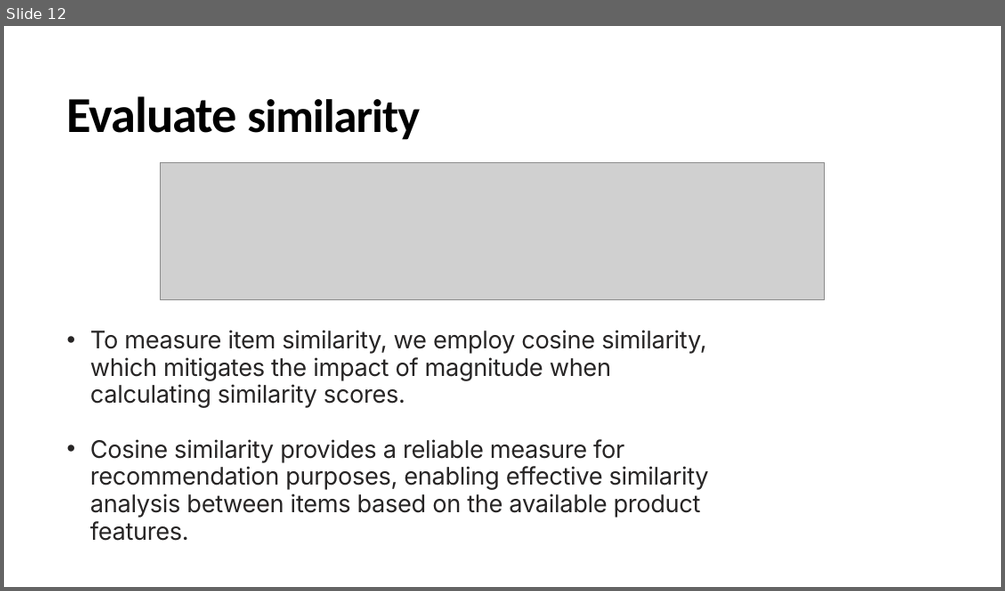
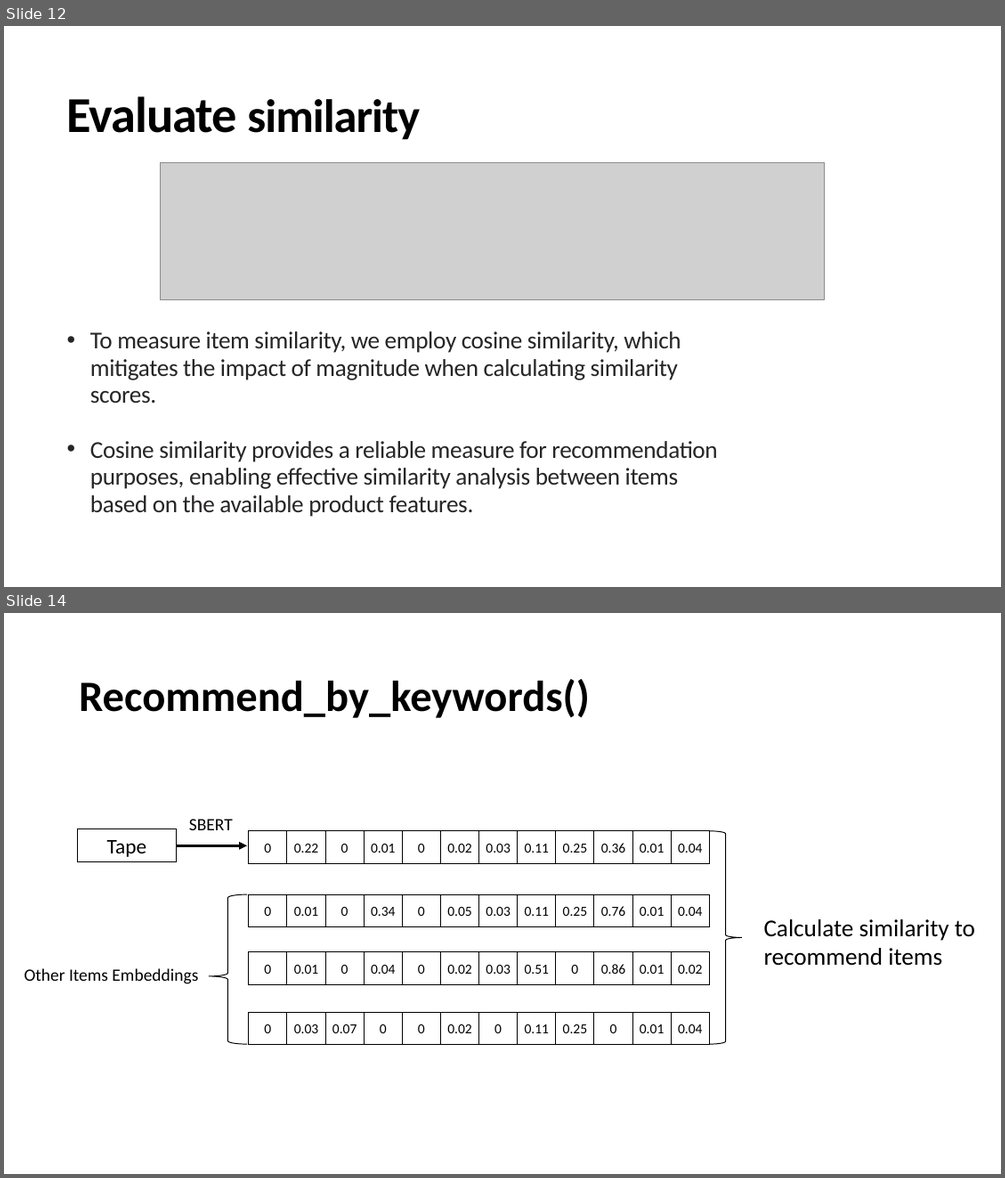
Before and after one commit to ywchen814/ExpoRecSys-Item-Recommendation-with-Flask-API-and-Elasticsearch, a slide deck: Item-Based-Recommendation_Yuwei Chen.pptx. Shown one above the other, each under a label of ours: slide 12 before the commit, slides 12 and 14 after it; the slides between them are not shown. The pictures are 1005x591 and 1005x1178 pixels, drawn with LibreOffice and Linux fonts; fonts in the diff are those of the drawing; grey boxes stand for pictures. Boxes give left, top, right and bottom in pixels: in the first picture for what was removed or moved away, otherwise in the second. Text is boxed around its words. In the diff, an @@ line names an element or a change of style, - is before the commit and + after.

```diff
--- a/Item-Based-Recommendation_Yuwei Chen.pptx
+++ b/Item-Based-Recommendation_Yuwei Chen.pptx
@@ slide 14 added at (x1=4, y1=613, x2=1001, y2=1174), background #FFFFFF @@
@@ title added at (x1=79, y1=679, x2=590, y2=718), 50 pt, text #000000, bold @@
+Recommend_by_keywords()
@@ text added at (x1=189, y1=819, x2=233, y2=830), 20 pt, text #000000 @@
+SBERT
@@ rectangle added at (x1=78, y1=829, x2=176, y2=861), fill #FFFFFF, outline #000000 1 pt, 24 pt, text #000000 @@
+Tape
@@ arrow added from (176, 845) to (247, 845), #000000 3 pt @@
@@ group added at (x1=249, y1=831, x2=709, y2=863): 12 rectangles @@
+0
+0.22
+0
+0.01
+0
+0.02
+0.36
+0.01
+0.04
+0.03
+0.11
+0.25
@@ right brace added at (x1=709, y1=831, x2=742, y2=1044), outline #000000 1 pt @@
@@ left brace added at (x1=209, y1=894, x2=247, y2=1044), outline #000000 1 pt @@
@@ group added at (x1=249, y1=894, x2=709, y2=927): 12 rectangles @@
+0
+0.01
+0
+0.34
+0
+0.05
+0.76
+0.01
+0.04
+0.03
+0.11
+0.25
@@ text added at (x1=764, y1=919, x2=975, y2=965), 28 pt, text #000000 @@
+Calculate similarity to
+recommend items
@@ group added at (x1=249, y1=952, x2=709, y2=984): 12 rectangles @@
+0
+0.01
+0
+0.04
+0
+0.02
+0.86
+0.01
+0.02
+0.03
+0.51
+0
@@ text added at (x1=24, y1=968, x2=198, y2=984), 20 pt, text #000000 @@
+Other Items Embeddings
@@ group added at (x1=249, y1=1012, x2=709, y2=1044): 12 rectangles @@
+0
+0.03
+0.07
+0
+0
+0.02
+0
+0.01
+0.04
+0
+0.11
+0.25
@@ slide 12 changed as well @@
@@ background #F5F5F5 to #FFFFFF @@
@@ text "To measure item similarity, we ..." at (x1=90, y1=331, x2=717, y2=516): font Inter to Calibri @@
```
Also in this commit, not shown: 11 other slides changed, 4 other slides added, 1 slide removed, 2 other files.
